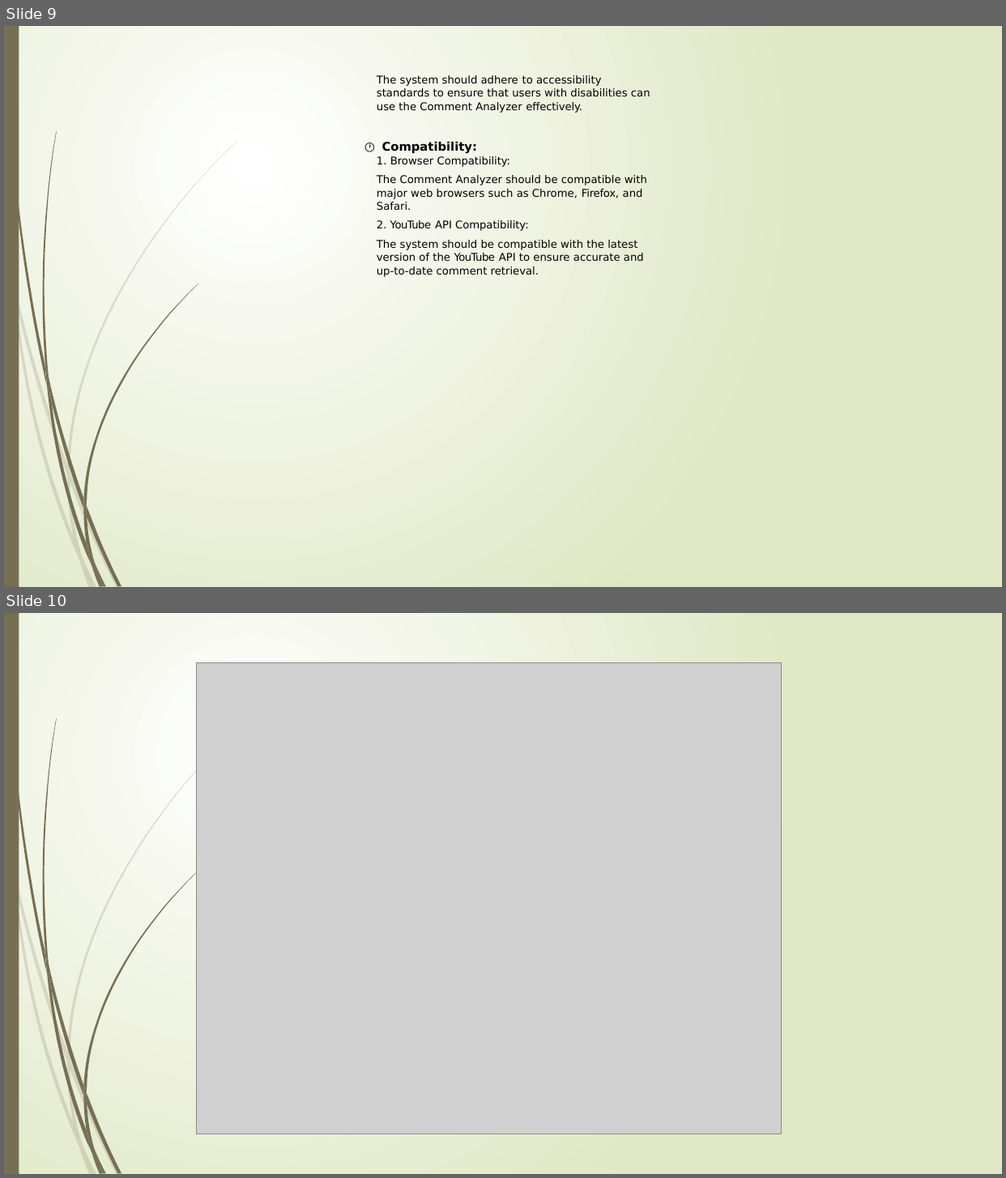
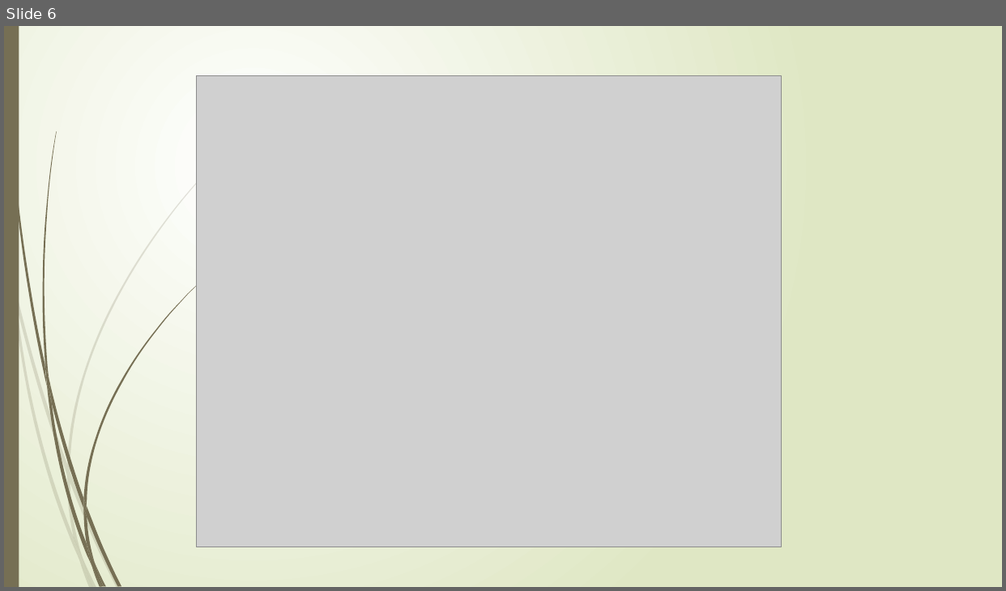
Before and after one commit to itsunilvithlani/2024_G7_Comment-Analyser, a slide deck: YouTube Comment Analyzer_presentation.pptx. Shown one above the other, each under a label of ours: slides 9 and 10 before the commit, slide 6 after it. The pictures are 1006x1178 and 1006x591 pixels, drawn with LibreOffice and Linux fonts; fonts in the diff are those of the drawing; grey boxes stand for pictures. Boxes give left, top, right and bottom in pixels: in the first picture for what was removed or moved away, otherwise in the second. Text is boxed around its words. In the diff, an @@ line names an element or a change of style, - is before the commit and + after.

```diff
--- a/YouTube Comment Analyzer_presentation.pptx
+++ b/YouTube Comment Analyzer_presentation.pptx
@@ slide 9 removed at (4, 26, 1002, 587), background gradient #FFFFFF to #DFE8C4; not listed: 23 template elements that a slide beside it also shows @@
@@ text removed at (377, 75, 650, 113) @@
-The system should adhere to accessibility
-standards to ensure that users with disabilities can
-use the Comment Analyzer eﬀectively.
@@ text removed at (382, 141, 477, 154) @@
-🕐 Compatibility:
@@ text removed at (377, 156, 510, 167) @@
-1. Browser Compatibility:
@@ text removed at (377, 175, 647, 210) @@
-The Comment Analyzer should be compatible with
-major web browsers such as Chrome, Firefox, and
-Safari.
@@ text removed at (377, 220, 528, 231) @@
-2. YouTube API Compatibility:
@@ text removed at (377, 240, 644, 277) @@
-The system should be compatible with the latest
-version of the YouTube API to ensure accurate and
-up-to-date comment retrieval.
@@ what was slide 10 is now slide 6 @@
```
Also in this commit, not shown: 3 other slides removed.
